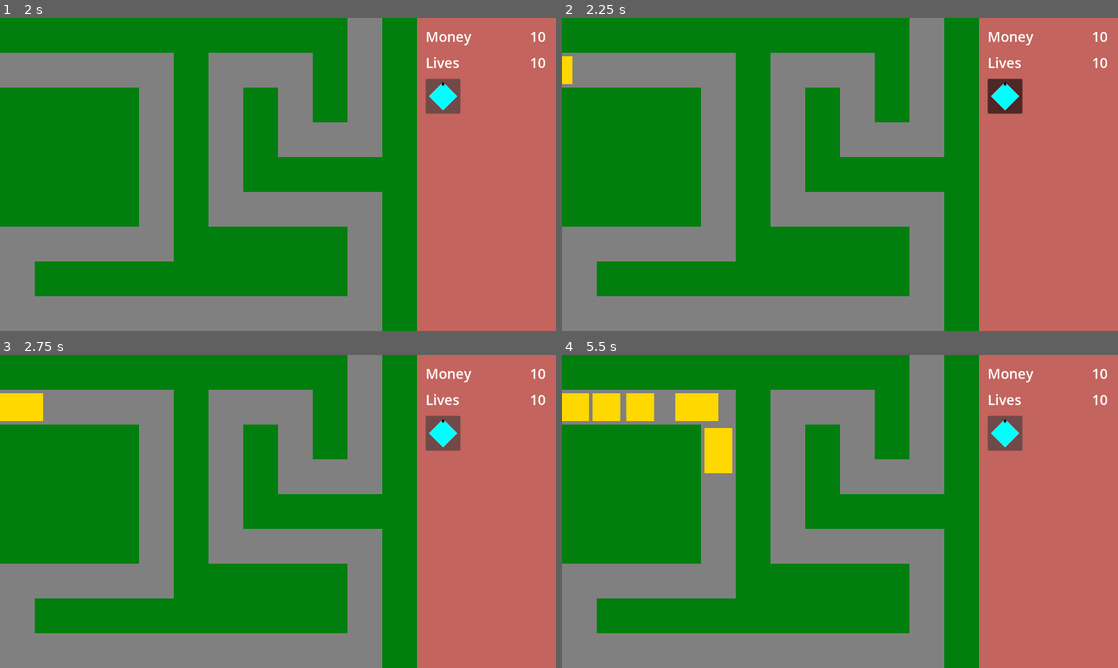
Above: before the commit, frames 1-4 (two rows, left to right).
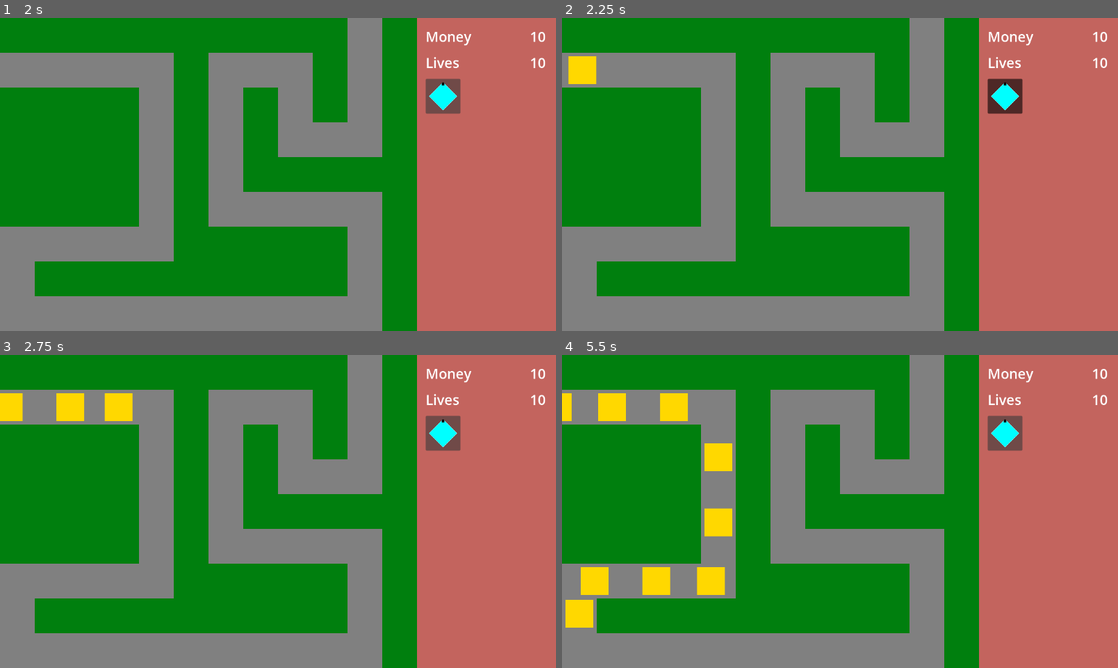
Above: after the commit, the same moments.

Repository: phrasmotica/godot-tower-defence
Game: Godot game, scene res://scenes/game.tscn
Same seed, same stepped clock (60 frames per second), same inputs: the game is played once before the commit and once after it.
Inputs (mouse positions are in pixels of both pictures, inside the frame that each line leads up to):
- Up to frame 1 (2 s): click "Start" at 0.5 s; click (444, 96) at 1.25 s
- Up to frame 2 (2.25 s): tap Enter (ui_accept) at 2 s; hold Shift (fast_forward, bound only after the commit) from 2.03 s (still down); tap 1 (tower_1) at 2.1 s; click (1006, 96) at 2.17 s
- Up to frame 3 (2.75 s): keep holding Shift (fast_forward, bound only after the commit); tap Enter (ui_accept) at 2.27 s
- Up to frame 4 (5.5 s): release Shift (fast_forward, bound only after the commit) at 2.78 s; tap 1 (tower_1) every 0.75 s from 2.85 to 5.1 s; click (1006, 433) at 2.92 s; tap Enter (ui_accept) at 3.02, 4.52, 5.27 s; hold Shift (fast_forward, bound only after the commit) 3.53-5.03 s; click (1006, 433) at 3.67 s; click (1006, 433) at 4.42 s; click (1006, 433) at 5.17 s

Frame 1 is identical in both runs. In frame 2, 0.5% of the frame differs, in the area x 0-7%, y 12-22%; in frame 3, 1.2%; in frame 4, 4.2%, in the area x 0-31%, y 12-88%.

Commit message:
Allow holding Shift key to speed game up

Diff:
--- a/project.godot
+++ b/project.godot
@@ -33,6 +33,11 @@
 "events": [Object(InputEventKey,"resource_local_to_scene":false,"resource_name":"","device":-1,"window_id":0,"alt_pressed":false,"shift_pressed":false,"ctrl_pressed":false,"meta_pressed":false,"pressed":false,"keycode":0,"physical_keycode":85,"key_label":0,"unicode":117,"echo":false,"script":null)
 ]
 }
+fast_forward={
+"deadzone": 0.5,
+"events": [Object(InputEventKey,"resource_local_to_scene":false,"resource_name":"","device":-1,"window_id":0,"alt_pressed":false,"shift_pressed":false,"ctrl_pressed":false,"meta_pressed":false,"pressed":false,"keycode":0,"physical_keycode":4194325,"key_label":0,"unicode":0,"echo":false,"script":null)
+]
+}
 
 [layer_names]
 
--- a/scenes/game.tscn
+++ b/scenes/game.tscn
@@ -1,7 +1,8 @@
-[gd_scene load_steps=27 format=3 uid="uid://dgtufrjl0qobf"]
+[gd_scene load_steps=28 format=3 uid="uid://dgtufrjl0qobf"]
 
 [ext_resource type="Script" path="res://scripts/lives_manager.gd" id="1_6mlow"]
 [ext_resource type="Script" path="res://scripts/bank_manager.gd" id="1_rbgcv"]
+[ext_resource type="Script" path="res://scripts/game_manager.gd" id="2_5lvad"]
 [ext_resource type="PackedScene" uid="uid://buo64r0x83gru" path="res://scenes/enemy_1.tscn" id="2_s70yg"]
 [ext_resource type="Script" path="res://scripts/waves_manager.gd" id="3_4t4x5"]
 [ext_resource type="Script" path="res://scripts/path.gd" id="3_c8cdx"]
@@ -120,6 +121,10 @@
 unique_name_in_owner = true
 script = ExtResource("1_rbgcv")
 
+[node name="GameManager" type="Node" parent="Managers"]
+unique_name_in_owner = true
+script = ExtResource("2_5lvad")
+
 [node name="LivesManager" type="Node" parent="Managers"]
 script = ExtResource("1_6mlow")
 starting_lives = 10
--- /dev/null
+++ b/scripts/game_manager.gd
@@ -0,0 +1,16 @@
+class_name GameManager extends Node
+
+const FAST_FORWARD_SPEED := 3
+
+func _process(_delta):
+	if Input.is_action_just_pressed("fast_forward"):
+		speed_up()
+
+	if Input.is_action_just_released("fast_forward"):
+		speed_regular()
+
+func speed_up():
+	Engine.time_scale = FAST_FORWARD_SPEED
+
+func speed_regular():
+	Engine.time_scale = 1
